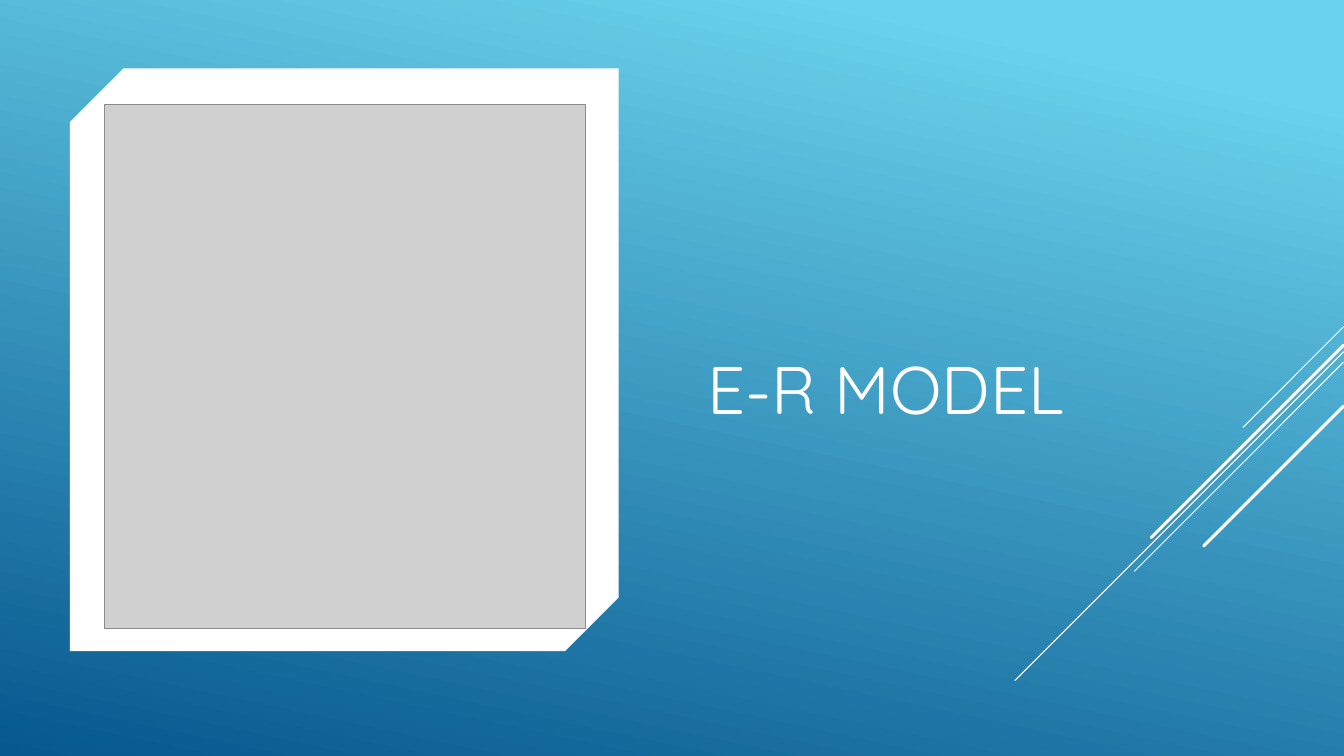
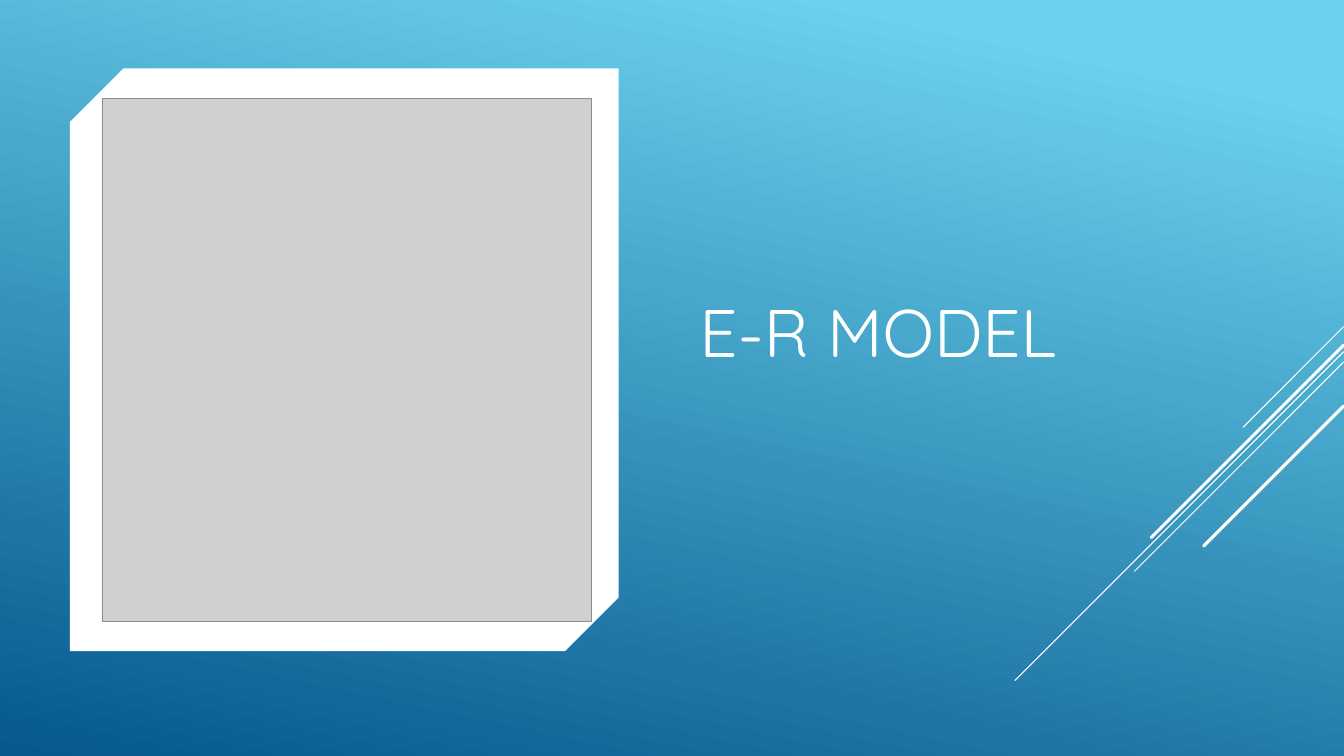
Before and after one commit to Mattiaman/EsseFunziona, a slide deck: slide 3 of EsseFunziona/description/EsseFunziona.pptx (slide 4 before the commit). Drawn at 1344x756 pixels with LibreOffice and Linux fonts; fonts in the diff are those of the drawing; grey boxes stand for pictures. Boxes give left, top, right and bottom in pixels: in the first picture for what was removed or moved away, otherwise in the second. Text is boxed around its words. In the diff, an @@ line names an element or a change of style, - is before the commit and + after.

```diff
--- a/EsseFunziona/description/EsseFunziona.pptx
+++ b/EsseFunziona/description/EsseFunziona.pptx
@@ picture: place and size @@
-picture at bbox=[105, 105, 586, 629]
+picture at bbox=[103, 99, 592, 621]
@@ title "E-R MODEL": place and size @@
-title "E-R MODEL" at bbox=[707, 366, 1064, 415]
+title "E-R MODEL" at bbox=[699, 309, 1056, 358]
```
Also in this commit, not shown: 1 other slide changed, 8 other files.
